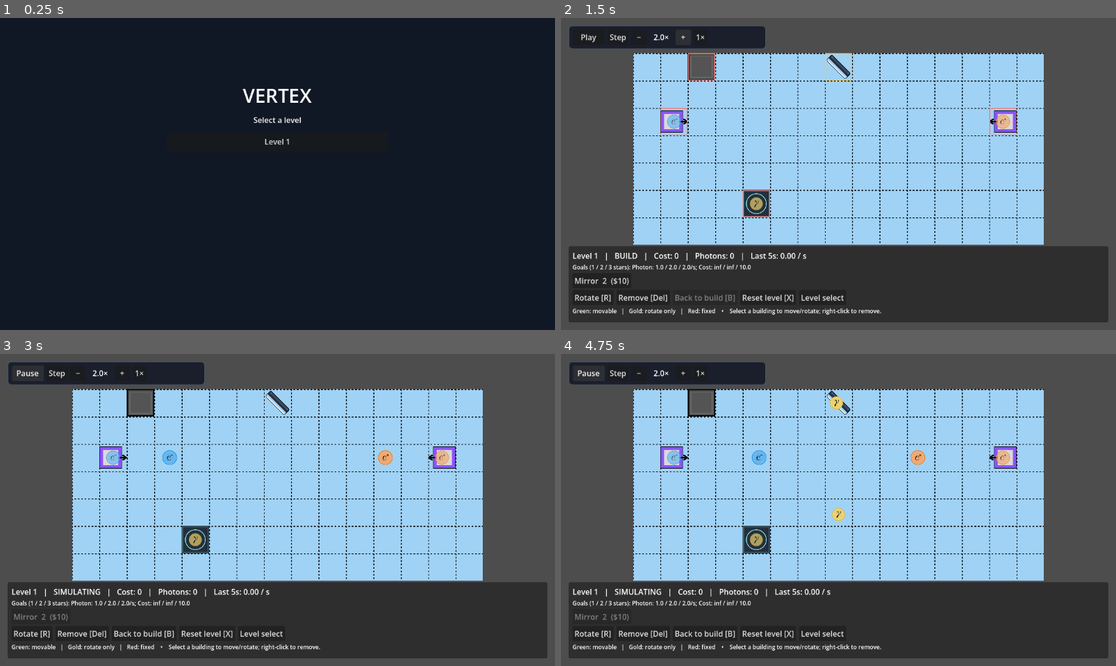
Above: before the commit, frames 1-4 (two rows, left to right).
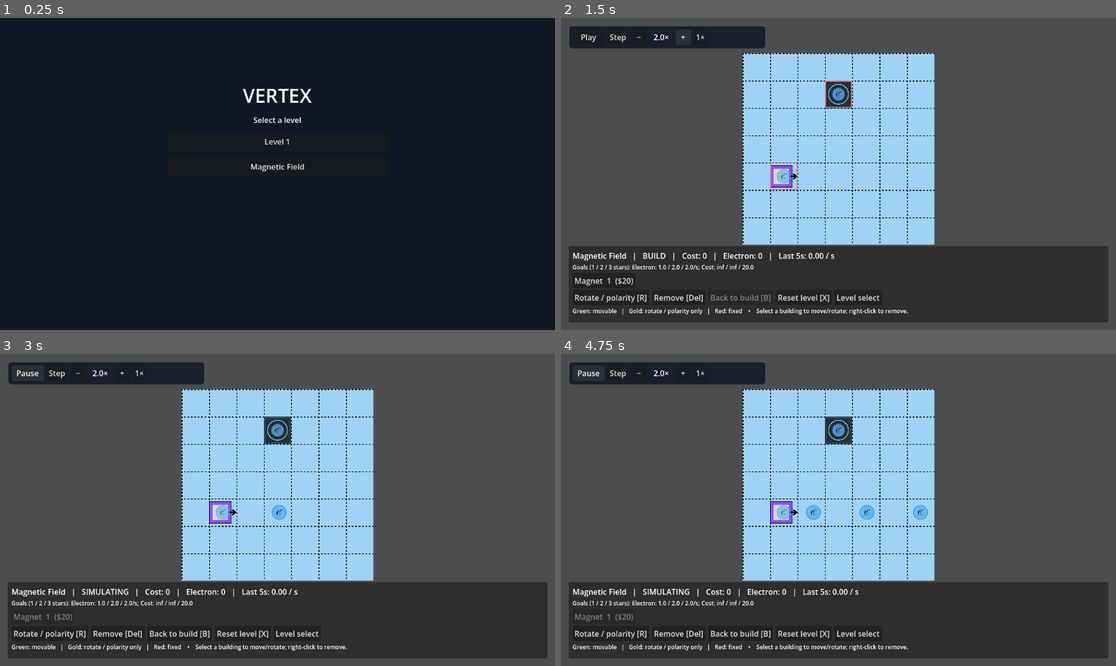
Above: after the commit, the same moments.

Repository: Breakerchap/vertex
Game: Godot game, scene res://MainScene/level_select.tscn
Two runs of this game, one before a commit and one after it. Both use one fixed random seed, a clock stepped at 60 frames per second and the inputs below.
Inputs:
- Up to frame 1 (0.25 s): no input
- Up to frame 2 (1.5 s): click "Level 1" (after the commit: "Magnetic Field") at 0.5 s; click "+" at 1.25 s
- Up to frame 3 (3 s): click "Rotate [R]" (after the commit: "Rotate / polarity [R]") at 2 s; click "Play" at 2.75 s
- Up to frame 4 (4.75 s): click "Step" at 3.5 s; click "Play" at 4.25 s

The runs differ from the first frame. In frame 1, 0.1% of the frame differs, in the area x 45-55%, y 46-50%; in frame 2, 27%; in frame 3, 27%; in frame 4, 28%, in the area x 2-87%, y 11-96%.

Commit message:
wip magnetic fields

Diff:
--- /dev/null
+++ b/Buildings/MagneticField/magnetic_field.gd
@@ -0,0 +1,57 @@
+@tool
+extends "res://Buildings/building.gd"
+
+const HALF_CELL: float = 51.2
+const EPSILON: float = 0.00001
+
+@export_enum("Positive:1", "Negative:-1") var polarity: int = 1:
+  set(value):
+    polarity = 1 if value >= 0 else -1
+    queue_redraw()
+
+func _ready() -> void:
+  super._ready()
+  if not Engine.is_editor_hint():
+    add_to_group("magnetic_fields")
+
+func _draw() -> void:
+  var colour := Color("ef8d88") if polarity > 0 else Color("81baf5")
+  draw_rect(Rect2(-HALF_CELL, -HALF_CELL, HALF_CELL * 2, HALF_CELL * 2), Color("19263a"))
+  draw_rect(Rect2(-46, -46, 92, 92), colour, false, 3.0)
+  draw_arc(Vector2.ZERO, 29.0, -PI * 0.8, PI * 0.8, 48, colour, 3.0)
+  draw_line(Vector2(-12, 0), Vector2(12, 0), colour, 5.0)
+  if polarity > 0:
+    draw_line(Vector2(0, -12), Vector2(0, 12), colour, 5.0)
+  draw_line(Vector2(19, -25), Vector2(29, -19), colour, 3.0)
+  draw_line(Vector2(29, -19), Vector2(30, -30), colour, 3.0)
+
+func turn_radius() -> float:
+  return HALF_CELL * global_transform.x.length()
+
+func contains_point(point: Vector2) -> bool:
+  var local := to_local(point)
+  return absf(local.x) <= HALF_CELL + EPSILON and absf(local.y) <= HALF_CELL + EPSILON
+
+## Return when the centre of a moving particle first enters this cell.
+func entry_fraction(from: Vector2, motion: Vector2) -> float:
+  var start := to_local(from)
+  var move := global_transform.basis_xform_inv(motion)
+  if contains_point(from):
+    # Do not start a second turn when leaving or sliding along a boundary.
+    if (absf(start.x) >= HALF_CELL - EPSILON and start.x * move.x >= 0.0) or (absf(start.y) >= HALF_CELL - EPSILON and start.y * move.y >= 0.0):
+      return INF
+    return 0.0
+  var near := 0.0
+  var far := 1.0
+  for axis in range(2):
+    var position := start[axis]
+    var velocity := move[axis]
+    if absf(velocity) < EPSILON:
+      if absf(position) > HALF_CELL: return INF
+      continue
+    var first := (-HALF_CELL - position) / velocity
+    var second := (HALF_CELL - position) / velocity
+    near = maxf(near, minf(first, second))
+    far = minf(far, maxf(first, second))
+    if near > far: return INF
+  return near if near >= 0.0 and near <= 1.0 else INF
--- /dev/null
+++ b/Buildings/MagneticField/magnetic_field.tscn
@@ -0,0 +1,6 @@
+[gd_scene load_steps=2 format=3]
+
+[ext_resource type="Script" path="res://Buildings/MagneticField/magnetic_field.gd" id="1"]
+
+[node name="MagneticField" type="Node2D"]
+script = ExtResource("1")
--- a/Levels/level_parser.gd
+++ b/Levels/level_parser.gd
@@ -15,9 +15,10 @@
   if data.width <= 0 or data.height <= 0:
     return {"error": "Grid dimensions must be positive."}
   var blocks := RegEx.new()
-  blocks.compile("(?is)(goal|emitter|mirror|detector|wall|inventory)\\s*:\\s*\\{([^}]*)\\}")
+  blocks.compile("(?is)(goal|emitter|mirror|detector|wall|magnetic_field|magnet|inventory)\\s*:\\s*\\{([^}]*)\\}")
   for block in blocks.search_all(text):
     var kind := block.get_string(1).to_lower()
+    if kind == "magnetic_field": kind = "magnet"
     var body := block.get_string(2)
     if kind == "goal":
       var goal := {}
@@ -46,7 +47,8 @@
         if pair.size() != 2 or not pair[1].strip_edges().is_valid_int() or int(pair[1]) < 0:
           return {"error": "Invalid inventory entry: " + item}
         var name := pair[0].strip_edges().to_lower()
-        if name not in ["mirror", "wall", "emitter", "detector"]:
+        if name == "magnetic_field": name = "magnet"
+        if name not in ["mirror", "wall", "emitter", "detector", "magnet"]:
           return {"error": "Unknown inventory item: " + name}
         data.inventory[name] = int(pair[1])
     else:
@@ -67,6 +69,8 @@
           entry[pair[0].strip_edges().to_lower()] = pair[1].strip_edges().to_lower()
         else:
           entry.facing = token.to_upper()
+      if kind == "magnet" and str(entry.get("polarity", "positive")) not in ["positive", "negative", "+", "-", "+1", "-1", "1", "p", "n"]:
+        return {"error": "Invalid magnetic polarity: " + str(entry.polarity)}
       if not entry.has("x") or not entry.has("y"):
         return {"error": kind + " needs x and y coordinates."}
       if entry.facing not in ["E", "SE", "S", "SW", "W", "NW", "N", "NE"]:
--- a/MainScene/level_game.gd
+++ b/MainScene/level_game.gd
@@ -12,9 +12,10 @@
   "mirror": preload("res://Buildings/Mirror/mirror.tscn"),
   "wall": preload("res://Buildings/Wall/wall.tscn"),
   "detector": preload("res://Buildings/Detector/detector.tscn"),
+  "magnet": preload("res://Buildings/MagneticField/magnetic_field.tscn"),
 }
 # Costs are shared by all levels, as described by the level format.
-const COSTS := {"mirror": 10, "wall": 5, "emitter": 40, "detector": 30}
+const COSTS := {"mirror": 10, "wall": 5, "emitter": 40, "detector": 30, "magnet": 20}
 const DIRECTIONS := ["E", "SE", "S", "SW", "W", "NW", "N", "NE"]
 const WINDOW_SECONDS: float = 5.0
 const OBSERVED_WINDOWS: int = 2
@@ -109,13 +110,13 @@
   var actions := HBoxContainer.new()
   actions.add_theme_constant_override("separation", 6)
   column.add_child(actions)
-  _button(actions, "Rotate [R]", _rotate_selected)
+  _button(actions, "Rotate / polarity [R]", _rotate_selected)
   _button(actions, "Remove [Del]", _remove_selected)
   stop_button = _button(actions, "Back to build [B]", stop_to_build)
   _button(actions, "Reset level [X]", reset_level)
   _button(actions, "Level select", _return_to_select)
   instructions = Label.new()
-  instructions.text = "Green: movable   |   Gold: rotate only   |   Red: fixed    •    Select a building to move/rotate; right-click to remove."
+  instructions.text = "Green: movable   |   Gold: rotate / polarity only   |   Red: fixed    •    Select a building to move/rotate; right-click to remove."
   instructions.add_theme_font_size_override("font_size", 12)
   column.add_child(instructions)
   results = AcceptDialog.new()
@@ -178,6 +179,8 @@
   if entry.kind in ["mirror", "emitter"]:
     var direction := DIRECTIONS.find(entry.get("facing", "E"))
     building.orientation = (direction + 2) % 8 if entry.kind == "mirror" else direction
+  if entry.kind == "magnet":
+    building.polarity = -1 if str(entry.get("polarity", "positive")) in ["negative", "-", "-1", "n"] else 1
   if entry.kind == "emitter":
     building.start_on_ready = false
     building.rate = float(entry.get("rate", 1.0))
@@ -273,7 +276,10 @@
 func _rotate_selected() -> void:
   if simulating or not is_instance_valid(selected_building) or selected_building.get_meta("fixed_rotation"):
     return
-  if selected_building.get_meta("kind") in ["emitter", "mirror"]:
+  if selected_building.get_meta("kind") == "magnet":
+    selected_building.polarity *= -1
+    queue_redraw()
+  elif selected_building.get_meta("kind") in ["emitter", "mirror"]:
     selected_building.orientation = (selected_building.orientation + 1) % 8
     queue_redraw()
 
@@ -303,8 +309,16 @@
   if not is_instance_valid(status_label): return
   var title := Global.selected_level.get_file().trim_suffix(".level")
   var mode := "SIMULATING" if simulating else "BUILD"
-  var recent_rate := float(windows.back().get("photon", 0)) / WINDOW_SECONDS if not windows.is_empty() else 0.0
-  status_label.text = "%s   |   %s   |   Cost: %d   |   Photons: %d   |   Last 5s: %.2f / s" % [title, mode, cost, int(total_counts.get("photon", 0)), recent_rate]
+  var tracked := "photon"
+  for goal in level.goals:
+    for key in goal:
+      if key != "cost":
+        tracked = key
+        break
+    if tracked != "photon" or goal.has("photon"):
+      break
+  var recent_rate := float(windows.back().get(tracked, 0)) / WINDOW_SECONDS if not windows.is_empty() else 0.0
+  status_label.text = "%s   |   %s   |   Cost: %d   |   %s: %d   |   Last 5s: %.2f / s" % [title, mode, cost, tracked.capitalize(), int(total_counts.get(tracked, 0)), recent_rate]
   stop_button.disabled = not simulating
   for child in inventory_box.get_children():
     inventory_box.remove_child(child)
--- a/MainScene/placement_overlay.gd
+++ b/MainScene/placement_overlay.gd
@@ -10,7 +10,7 @@
   for building in game.buildings:
     if not is_instance_valid(building): continue
     var fixed_position: bool = building.get_meta("fixed_position")
-    var can_rotate: bool = building.get_meta("kind") in ["emitter", "mirror"] and not building.get_meta("fixed_rotation")
+    var can_rotate: bool = building.get_meta("kind") in ["emitter", "mirror", "magnet"] and not building.get_meta("fixed_rotation")
     var colour := Color("66d8b2") # movable
     if fixed_position:
       colour = Color("f4c55d") if can_rotate else Color("f17f81")
--- a/MainScene/simulation_forecast.gd
+++ b/MainScene/simulation_forecast.gd
@@ -7,12 +7,15 @@
   shadow.level_bounds_enabled = source.level_bounds_enabled
   shadow.level_bounds = source.level_bounds
   source.get_tree().root.add_child(shadow)
+  var field_copies := {}
   for original in buildings:
     var copy = original.duplicate()
     if original.get_meta("kind") == "emitter":
       copy.start_on_ready = false
     shadow.add_child(copy)
     copy.global_position = original.global_position
+    if original.get_meta("kind") == "magnet":
+      field_copies[original] = copy
     if original.get_meta("kind") == "emitter":
       copy._continuous = original._continuous
       copy._pending = original._pending.duplicate()
@@ -30,6 +33,10 @@
     copy.global_position = original.global_position
     copy.speed = original.speed
     copy.collision_radius = original.collision_radius
+    copy.magnetic_field = field_copies.get(original.magnetic_field)
+    copy.magnetic_last_field = field_copies.get(original.magnetic_last_field)
+    copy.magnetic_remaining = original.magnetic_remaining
+    copy.magnetic_turn_sign = original.magnetic_turn_sign
   var tally := {"counts": {}}
   shadow.particle_detected.connect(func(name: String) -> void:
     var keys := [name, name.split("_")[0]] if "_" in name else [name]
--- a/Particles/base_particle.gd
+++ b/Particles/base_particle.gd
@@ -14,6 +14,12 @@
 @export var textures: Array[Texture2D]
 @export var direction: Vector2 = Vector2.RIGHT
 @export var collision_radius: float = 33.0
+
+# Magnetic turns retain their progress across fixed simulation steps.
+var magnetic_field: Node2D = null
+var magnetic_last_field: Node2D = null
+var magnetic_remaining: float = 0.0
+var magnetic_turn_sign: float = 0.0
 @onready var sprite: Sprite2D = $Sprite2D
 
 func _ready() -> void:
--- a/Particles/particle_simulation.gd
+++ b/Particles/particle_simulation.gd
@@ -51,8 +51,11 @@
       emitter.step_emission(delta)
   var particles := _particles()
   var obstacles := _obstacles()
+  var fields := _fields()
+  var previous_positions := {}
   for particle in particles:
-    _advance_particle(particle, delta, obstacles)
+    previous_positions[particle] = particle.global_position
+    _advance_particle(particle, delta, obstacles, fields)
     if level_bounds_enabled and not particle.is_queued_for_deletion() and not level_bounds.has_point(particle.global_position):
       particle.queue_free()
 
@@ -67,7 +70,23 @@
         continue
       var radius_a : float = a.collision_radius * absf(a.global_scale.x)
       var radius_b : float = b.collision_radius * absf(b.global_scale.x)
-      if a.global_position.distance_squared_to(b.global_position) > pow(radius_a + radius_b, 2):
+      var contact_radius := radius_a + radius_b
+      var photon_electron := (a.flavour == Particle.Flavour.PHOTON and b.flavour == Particle.Flavour.ELECTRON) or (b.flavour == Particle.Flavour.PHOTON and a.flavour == Particle.Flavour.ELECTRON)
+      if photon_electron:
+        # Relative swept movement catches particles that cross between ticks.
+        var relative_start: Vector2 = previous_positions[a] - previous_positions[b]
+        var relative_motion: Vector2 = (a.global_position - previous_positions[a]) - (b.global_position - previous_positions[b])
+        var t := 0.0
+        if relative_motion.length_squared() > 0.000001:
+          t = clampf(-relative_start.dot(relative_motion) / relative_motion.length_squared(), 0.0, 1.0)
+        if (relative_start + relative_motion * t).length_squared() <= contact_radius * contact_radius:
+          var photon := a if a.flavour == Particle.Flavour.PHOTON else b
+          photon.queue_free()
+          consumed[photon] = true
+          if photon == a:
+            break
+          continue
+      if a.global_position.distance_squared_to(b.global_position) > contact_radius * contact_radius:
         continue
       if a.flavour == b.flavour and a.isAnti != b.isAnti:
         _annihilate(a, b)
@@ -76,16 +95,28 @@
         break
   simulation_stepped.emit(delta)
 
-## Sweep against buildings so fast particles cannot pass through between steps.
-func _advance_particle(particle: Particle, delta: float, obstacles: Array[Node]) -> void:
+## Sweep against buildings and follow smooth magnetic arcs in fixed-size segments.
+func _advance_particle(particle: Particle, delta: float, obstacles: Array[Node], fields: Array[Node]) -> void:
   var remaining := delta
-  # Bound work for a particle trapped between surfaces in a single step.
-  for _bounce in range(8):
-    if remaining <= 0.0:
+  for _segment in range(64):
+    if remaining <= 0.0000001 or particle.speed <= 0 or particle.direction.is_zero_approx():
       return
-    var motion := particle.direction.normalized() * particle.speed * remaining
-    if motion.is_zero_approx():
-      return
+    if is_instance_valid(particle.magnetic_last_field) and not particle.magnetic_last_field.contains_point(particle.global_position):
+      particle.magnetic_last_field = null
+    if not is_instance_valid(particle.magnetic_field):
+      particle.magnetic_field = null
+      particle.magnetic_remaining = 0.0
+    var field = particle.magnetic_field
+    var segment_time := remaining
+    var turn := 0.0
+    var motion := particle.direction.normalized() * particle.speed * segment_time
+    if field != null:
+      var radius: float = field.turn_radius()
+      var angular_speed := particle.speed / radius
+      var angle := minf(minf(remaining * angular_speed, particle.magnetic_remaining), PI / 36.0)
+      segment_time = angle / angular_speed
+      turn = angle * particle.magnetic_turn_sign
+      motion = particle.direction.normalized().rotated(turn * 0.5) * (2.0 * radius * sin(angle * 0.5))
     var hit: Dictionary = {}
     for obstacle in obstacles:
       var radius := particle.collision_radius * absf(particle.global_scale.x)
@@ -97,10 +128,29 @@
       if not candidate.is_empty() and (hit.is_empty() or candidate.fraction < hit.fraction):
         hit = candidate
         hit["obstacle"] = obstacle
+    if particle.charge != 0 and field == null:
+      for candidate_field in fields:
+        if candidate_field == particle.magnetic_last_field:
+          continue
+        var fraction: float = candidate_field.entry_fraction(particle.global_position, motion)
+        if fraction <= 1.0 and (hit.is_empty() or fraction < hit.fraction):
+          hit = {"fraction": fraction, "field": candidate_field}
+    var fraction: float = float(hit.fraction) if not hit.is_empty() else 1.0
+    particle.global_position += motion * fraction
+    if field != null:
+      particle.direction = particle.direction.rotated(turn * fraction).normalized()
+      particle.magnetic_remaining = maxf(0.0, particle.magnetic_remaining - absf(turn) * fraction)
+      if particle.magnetic_remaining <= 0.000001:
+        particle.magnetic_last_field = field
+        particle.magnetic_field = null
+    remaining -= segment_time * fraction
     if hit.is_empty():
-      particle.global_position += motion
-      return
-    particle.global_position += motion * float(hit.fraction)
+      continue
+    if hit.has("field"):
+      particle.magnetic_field = hit.field
+      particle.magnetic_remaining = PI * 0.5
+      particle.magnetic_turn_sign = 1.0 if particle.charge * hit.field.polarity > 0 else -1.0
+      continue
     if hit.obstacle.has_method("accepts") and hit.obstacle.accepts(particle):
       particle_detected.emit(particle.level_particle_name())
     if particle.flavour != Particle.Flavour.PHOTON or not hit.reflective:
@@ -109,7 +159,13 @@
     var normal: Vector2 = hit.normal
     particle.direction = particle.direction.bounce(normal).normalized()
     particle.global_position += particle.direction * 0.001
-    remaining *= 1.0 - float(hit.fraction)
+
+func _fields() -> Array[Node]:
+  var result: Array[Node] = []
+  for field in get_tree().get_nodes_in_group("magnetic_fields"):
+    if is_ancestor_of(field) and not field.is_queued_for_deletion():
+      result.append(field)
+  return result
 
 func _obstacles() -> Array[Node]:
   var result: Array[Node] = []
--- /dev/null
+++ b/Tests/magnetic_system_test.gd
@@ -0,0 +1,79 @@
+extends SceneTree
+
+const FIELD = preload("res://Buildings/MagneticField/magnetic_field.tscn")
+const ELECTRON = preload("res://Particles/Electron/electron.tscn")
+const PHOTON = preload("res://Particles/Photon/photon.tscn")
+const PARSER = preload("res://Levels/level_parser.gd")
+var failures: int = 0
+
+func _initialize() -> void:
+  call_deferred("_run")
+
+func _check(condition: bool, message: String) -> void:
+  if not condition:
+    failures += 1
+    push_error(message)
+
+func _simulation() -> ParticleSimulation:
+  var sim := ParticleSimulation.new()
+  sim.running = false
+  root.add_child(sim)
+  return sim
+
+func _turn(anti: bool, polarity: int, expected: Vector2) -> void:
+  var sim := _simulation()
+  var field = FIELD.instantiate()
+  field.polarity = polarity
+  sim.add_child(field)
+  var particle := ELECTRON.instantiate() as Particle
+  particle.isAnti = anti
+  sim.add_child(particle)
+  particle.global_position = Vector2(-102.4, 0)
+  particle.direction = Vector2.RIGHT
+  var curved := false
+  for tick in range(40):
+    sim.step_simulation(1.0 / 60.0)
+    if absf(particle.direction.x) > 0.05 and absf(particle.direction.y) > 0.05:
+      curved = true
+  _check(curved, "Magnetic turns should include intermediate directions.")
+  _check(particle.direction.is_equal_approx(expected), "Incorrect magnetic turn.")
+  _check(absf(particle.global_position.x) < 0.02, "Centred beams should stay on the grid after turning.")
+  _check(not particle.is_queued_for_deletion() and particle.magnetic_field == null, "A field should apply one complete turn.")
+  sim.free()
+
+func _absorption(anti: bool) -> void:
+  var sim := _simulation()
+  var electron := ELECTRON.instantiate() as Particle
+  electron.isAnti = anti
+  sim.add_child(electron)
+  electron.direction = Vector2.LEFT
+  var photon := PHOTON.instantiate() as Particle
+  sim.add_child(photon)
+  photon.global_position = Vector2(-100, 0)
+  photon.direction = Vector2.RIGHT
+  sim.step_simulation(0.2)
+  _check(photon.is_queued_for_deletion() and not electron.is_queued_for_deletion(), "A photon crossing an electron or positron should be absorbed alone.")
+  sim.free()
+
+func _run() -> void:
+  _turn(true, 1, Vector2.DOWN)
+  _turn(false, 1, Vector2.UP)
+  _turn(true, -1, Vector2.UP)
+  _turn(false, -1, Vector2.DOWN)
+  _absorption(false)
+  _absorption(true)
+  var sim := _simulation()
+  var field = FIELD.instantiate()
+  sim.add_child(field)
+  var photon := PHOTON.instantiate() as Particle
+  sim.add_child(photon)
+  photon.global_position = Vector2(-102.4, 0)
+  photon.direction = Vector2.RIGHT
+  sim.step_simulation(0.5)
+  _check(photon.direction == Vector2.RIGHT and is_zero_approx(photon.global_position.y), "A neutral photon should pass straight through a magnetic field.")
+  sim.free()
+  var data: Dictionary = PARSER.parse("7 x 7; goal: {electron: 1/s, 2/s, 3/s}; magnetic_field: {x=3,y=2,polarity=negative,fixed=p}; inventory: {magnet=2};")
+  _check(not data.has("error") and data.buildings[0].kind == "magnet" and data.buildings[0].polarity == "negative" and data.inventory.magnet == 2, "Magnetic field level syntax should parse.")
+  if failures == 0:
+    print("Magnetic system checks passed")
+  quit(1 if failures else 0)
Not shown, added: Buildings/MagneticField/magnetic_field.gd.uid
Not shown, added: Levels/Magnetic Field.level
Not shown, added: Tests/magnetic_system_test.gd.uid
